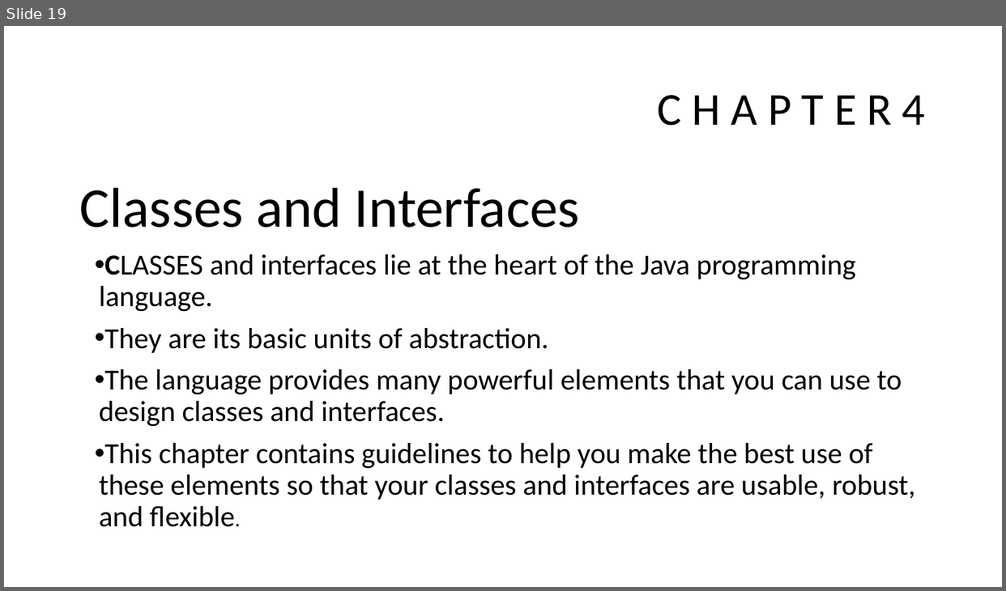
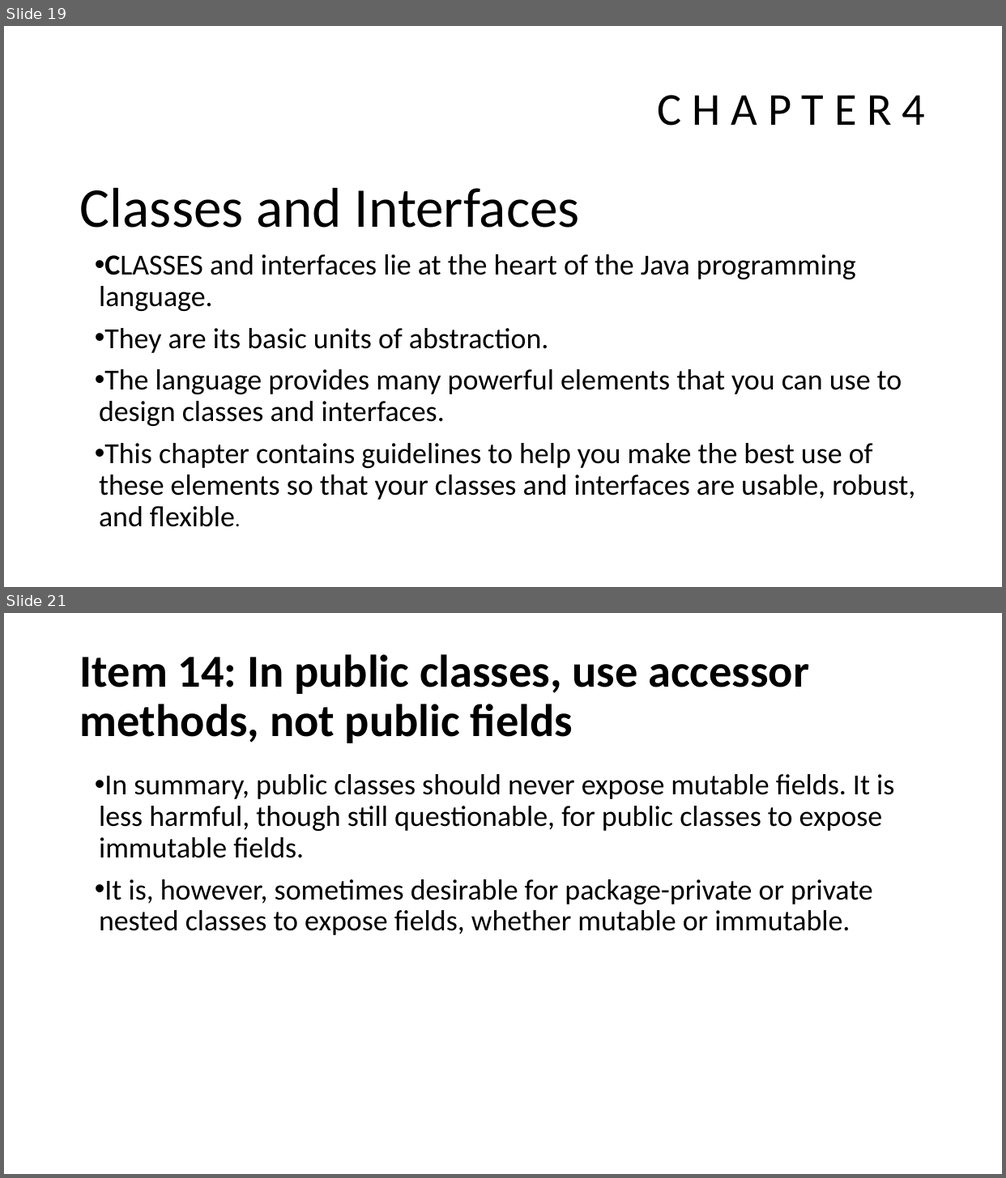
Before and after one commit to javamaster-llc/effective-java-examples-master, a slide deck: Study of Effective Java™.pptx. Shown one above the other, each under a label of ours: slide 19 before the commit, slides 19 and 21 after it; the slides between them are not shown. The pictures are 1006x591 and 1006x1178 pixels, drawn with LibreOffice and Linux fonts; fonts in the diff are those of the drawing. Boxes give left, top, right and bottom in pixels: in the first picture for what was removed or moved away, otherwise in the second. Text is boxed around its words. In the diff, an @@ line names an element or a change of style, - is before the commit and + after.

```diff
--- a/Study of Effective Java™.pptx
+++ b/Study of Effective Java™.pptx
@@ slide 21 added at (4,613,1002,1174), background #FFFFFF @@
@@ title added at (80,654,809,743), 44 pt, text #000000, bold @@
+Item 14: In public classes, use accessor methods, not public fields
@@ text added at (99,774,894,935), 28 pt, text #000000 @@
+• In summary, public classes should never expose mutable fields. It is less harmful, though still questionable, for public classes to expose immutable fields.
+• It is, however, sometimes desirable for package-private or private nested classes to expose fields, whether mutable or immutable.
```
Also in this commit, not shown: 2 other slides added, 1 slide removed.
